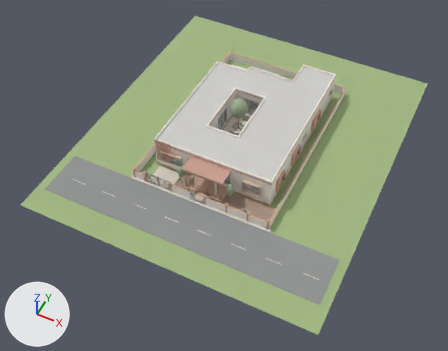
Before and after pictures for a commit that changed the glTF model examples/gallery/aangan-house/model.glb.
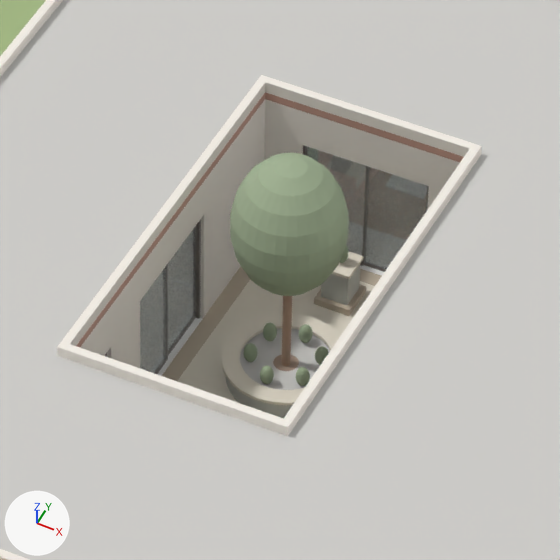
Old and new are each drawn whole from a 50 mm camera at (29.01, -40.58, 52.49) aimed at (7.28, 2.89, -1.85) and again close up on the part from 44% to 62% of the width and 22% to 44% of the height. The lights are fixed; the arrows at lower left show +X, +Y and +Z. The first two pictures are the older version. Where no turn or scale is listed for an object, it has been applied to the vertices.

The first close-up shows 'a-court/paving', 'a-court/planter-gravel', 'a-court/planter-seat', 'custom-roof-edge-0', 'custom-roof-finish-0', 'object-00277', 'object-00323', 'object-00662', 'wall-36d4a76a182e1c7375/0', 'wall-36d4a76a182e1c7375/1', 'wall-8144bad16bf823fdf3/0', 'wall-ef1114e036be89efba/1' and 35 more.
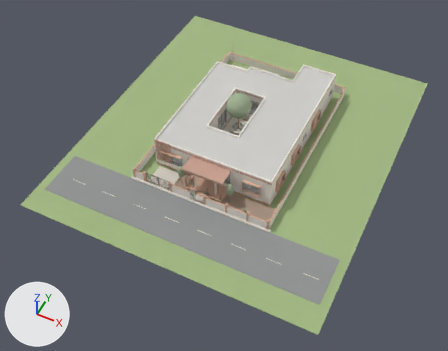
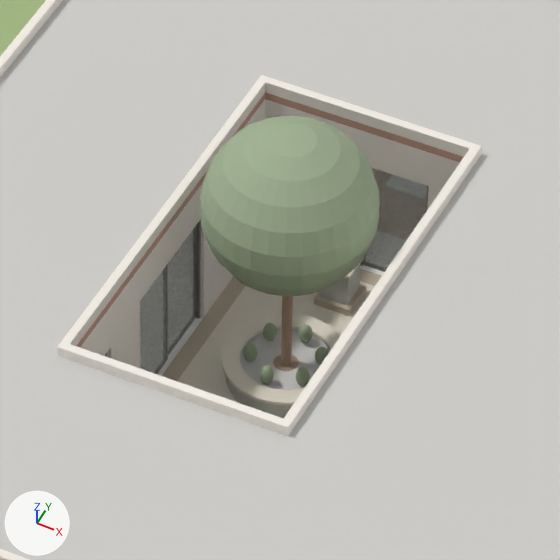
Where the change shows, as pixel boxes (x1, y1, x2, y2) in the close-ups (560 x 560 px):
'object-00662', moved, rescaled (51% wider, 26% taller): before (230, 153, 349, 296); after (200, 116, 380, 296)
'wall-8144bad16bf823fdf3/0', unchanged, covered by the edit: (225, 104, 262, 287) in both
'object-00318', unchanged, covered by the edit: before (307, 147, 366, 263)

Edits to the bpy script that builds the scene:
```text
Change ob_object_00662:
    ob_object_00662.location: (6.263, 8.836, 3.481) -> (6.263, 8.836, 3.892)
    ob_object_00662.scale: (0.985, 1.31, 0.985) -> (1.48, 1.48, 1.48)
```
